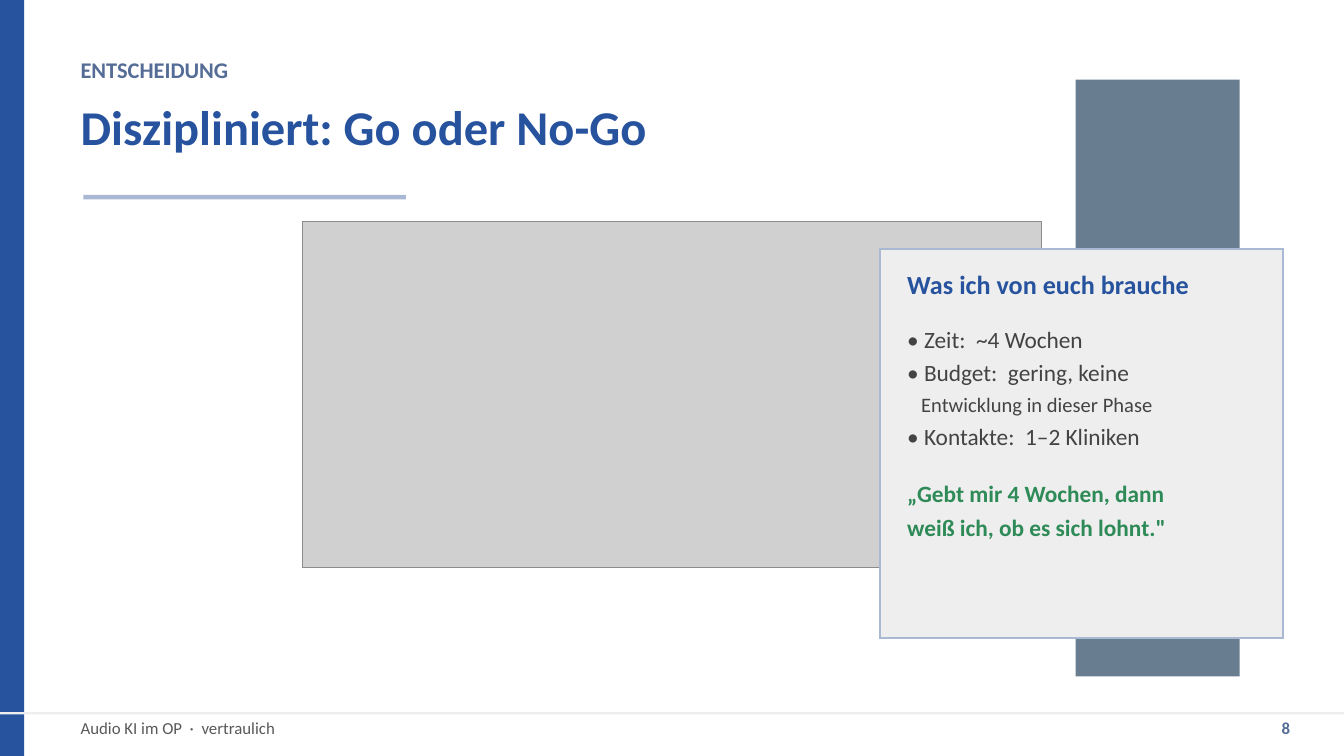
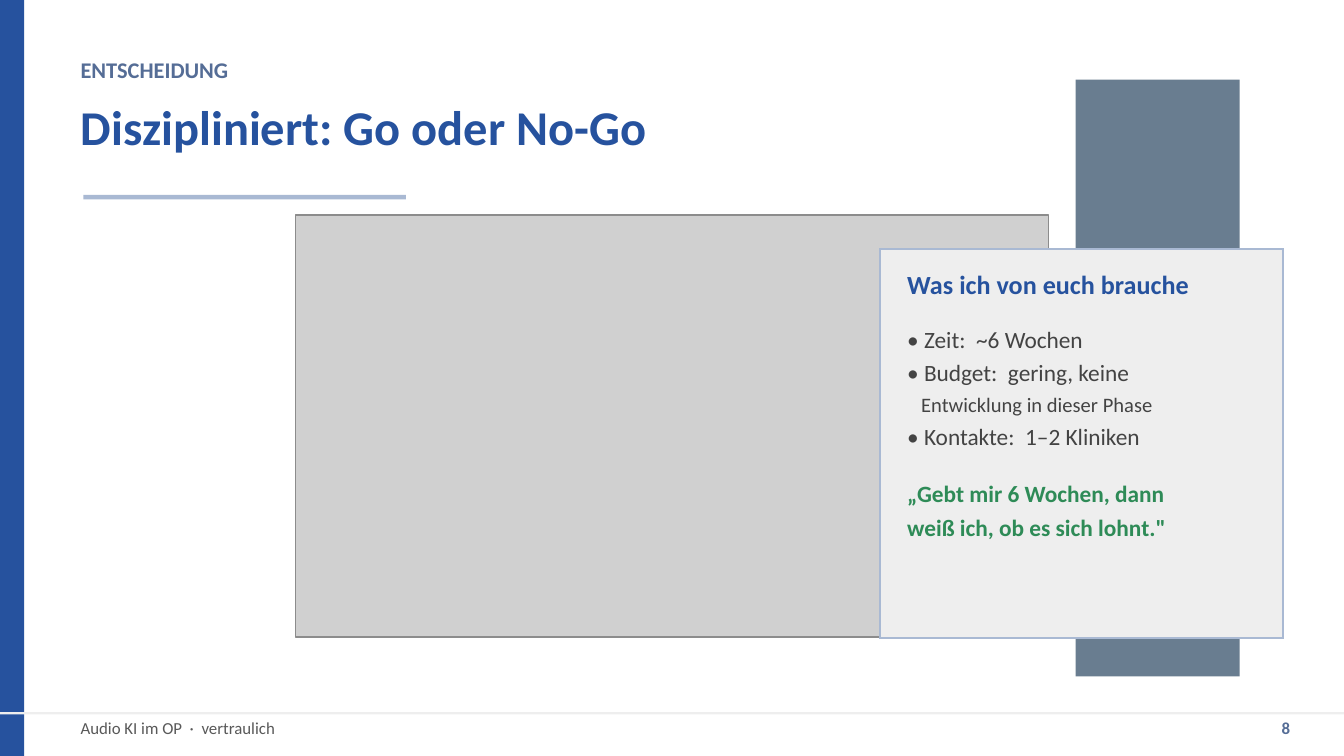
Before and after one commit to Sebastianue/hallo-github, a slide deck: slide 8 of Audio-KI-OP-Praesentation.pptx. Drawn at 1344x756 pixels with LibreOffice and Linux fonts; fonts in the diff are those of the drawing; grey boxes stand for pictures; background and template pictures are left out. Boxes give left, top, right and bottom in pixels: in the first picture for what was removed or moved away, otherwise in the second. Text is boxed around its words. In the diff, an @@ line names an element or a change of style, - is before the commit and + after.

```diff
--- a/Audio-KI-OP-Praesentation.pptx
+++ b/Audio-KI-OP-Praesentation.pptx
@@ picture: place and size @@
-picture at [302, 222, 1042, 567]
+picture at [296, 215, 1048, 637]
@@ text at [924, 332, 1083, 348]: text changed @@
-• Zeit: ~4 Wochen
+• Zeit: ~6 Wochen
@@ text at [907, 485, 1164, 506]: text changed @@
-„Gebt mir 4 Wochen, dann
+„Gebt mir 6 Wochen, dann
```
Also in this commit, not shown: 4 other slides changed, 7 other files.
